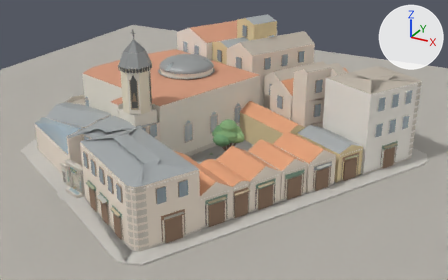
The glTF model output/gltf/block147.glb: old version first, new version second.
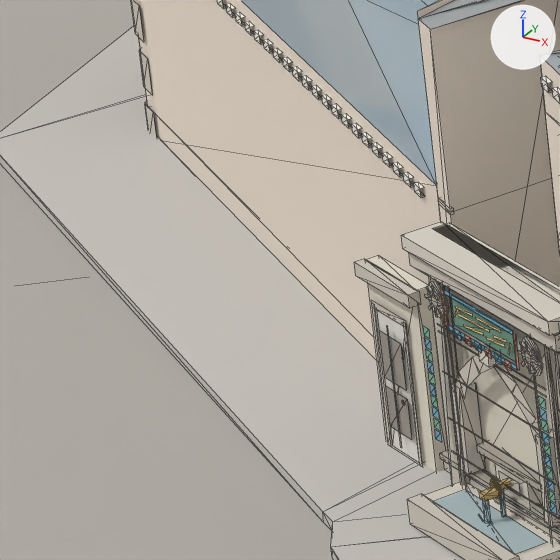
The first picture shows the older version from a camera (50 mm lens) standing at (37.6, -65.2, 33.5) and looking at (2.9, -2.2, 2.0). The close-ups show the older and then the newer version on the part from 5% to 18% of the width and 48% to 70% of the height of that picture. Only the edits that show in the close-ups are written down. Every picture has the same lights, and +X, +Y and +Z are marked at upper right. The close-ups show mesh edges as thin lines. Where no turn or scale is listed for an object, it has been applied to the vertices. Vertices at exactly the same position are counted once.

Objects in the first close-up: 'S-41-43-45-E16.merged_mass', 'W-39-1.camli_vitre_passage', 'W-39-1.masonry_side_narthex', 'W-39/2', 'ground', 'sidewalk'.
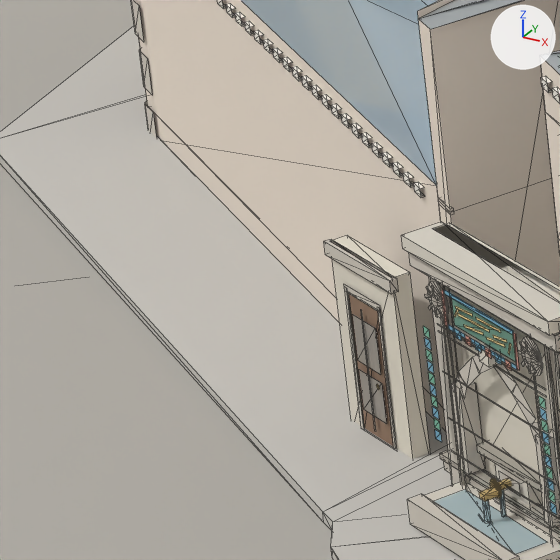
The edits, one by one:
me_w_39_2 is used by ob_w_39_2; location (-5.96, -18.08, 0.0).
me_w_39_2 had 621 vertices, 561 faces and spanned x -3.61..2.29, y -2.33..1.5, z 0.0..3.65.
me_w_39_2 now has 621 vertices, 561 faces and spans x -4.35..2.29, y -2.33..1.5, z 0.0..3.65.
me_w_39_2 part 1: the loose piece of 8 vertices spanning x -3.54..-2.35, y -0.47..0.06, z 0.0..2.62 is scaled about its middle by (1.24, 1.24, 1), then moved by (-0.61, 0.18, 0.0).
me_w_39_2 part 2: the loose piece of 4 vertices spanning x -3.44..-3.38, y -0.21..-0.2, z 0.14..2.1 is moved by (-0.6, 0.18, 0.0).
me_w_39_2 part 3: the loose piece of 4 vertices spanning x -2.73..-2.67, y -0.43..-0.41, z 0.14..2.1 is moved by (-0.57, 0.17, 0.0).
me_w_39_2 part 4: the loose piece of 4 vertices spanning x -3.08..-3.05, y -0.35, z 0.26..1.94 is moved by (-0.58, 0.18, 0.0).
me_w_39_2 part 5: 28 of 621 vertices moved; they spanned x -3.61..-2.37, y -0.6..-0.09, z 0.04..2.62 and now span x -4.35..-2.85, y -0.42..0.13, z 0.04..2.62; mean shift (-0.59, 0.18, 0.0); largest move (-3.61, -0.23, 2.44) -> (-4.35, 0.04, 2.44).
me_w_39_2 part 6: all 2 faces that had it switch from mat_fountain_side_door (white #e6e4dd) to mat_door_panel (brown #8f7460).
Other edits to the shape of me_w_39_2 do not show in these pictures.

Where the change shows, as pixel boxes (x1, y1, x2, y2) in the close-ups (560 x 560 px; the box of a moved part takes in the faces that stretch with it):
'W-39/2', reshaped
    before: (354, 222, 560, 560)
    after: (324, 222, 560, 560)
part 1 of me_w_39_2, moved or reshaped
    before: (367, 256, 448, 472)
    after: (332, 235, 430, 459)
part 2 of me_w_39_2, moved or reshaped
    before: (372, 303, 391, 446)
    after: (344, 287, 363, 428)
part 3 of me_w_39_2, moved or reshaped
    before: (404, 323, 422, 465)
    after: (378, 307, 396, 449)
part 4 of me_w_39_2, moved or reshaped
    before: (387, 326, 402, 448)
    after: (361, 310, 376, 432)
part 5 of me_w_39_2, moved or reshaped
    before: (354, 259, 421, 461)
    after: (324, 239, 398, 447)
part 6 of me_w_39_2, recoloured
    before: (377, 310, 419, 461)
    after: (349, 294, 394, 447)
